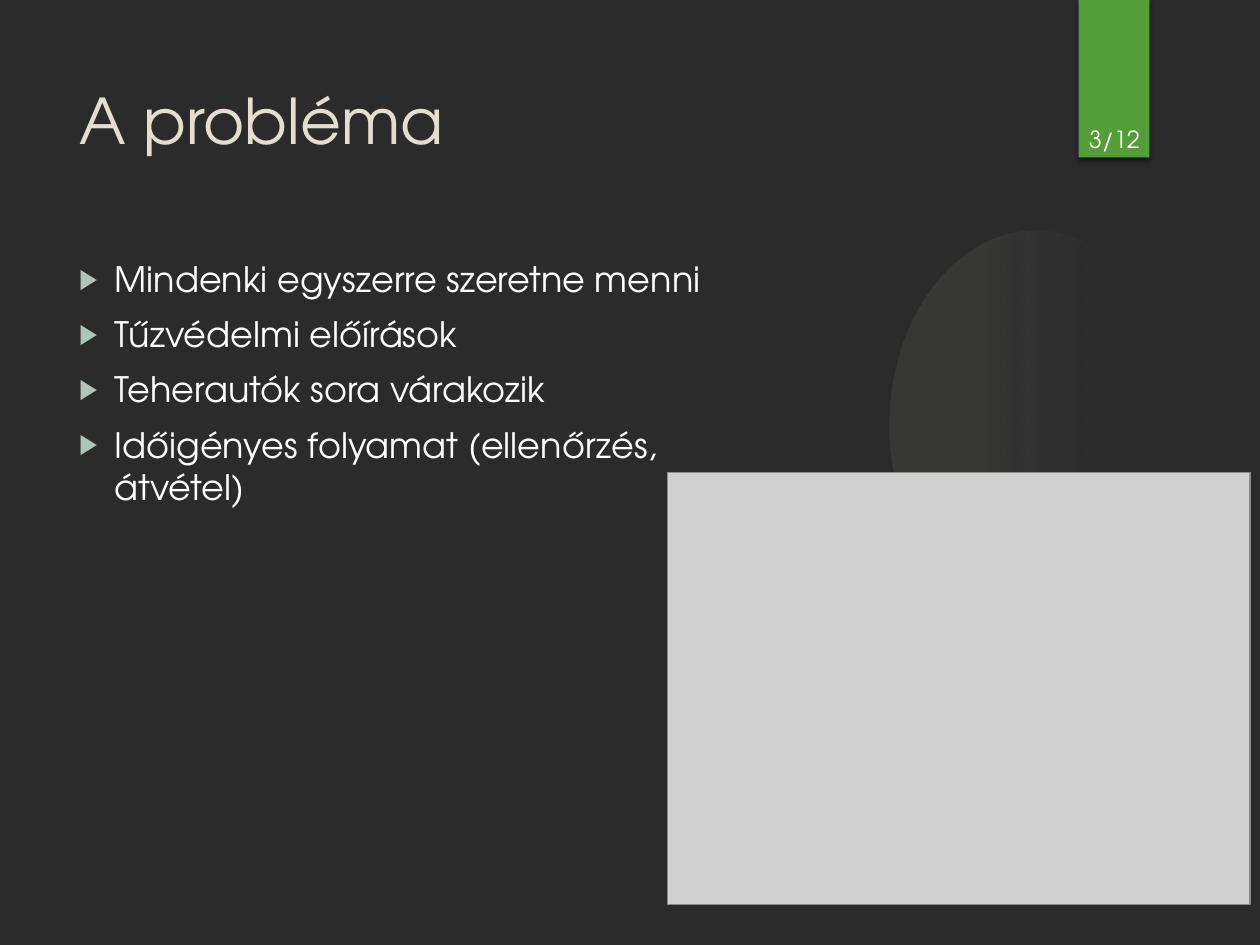
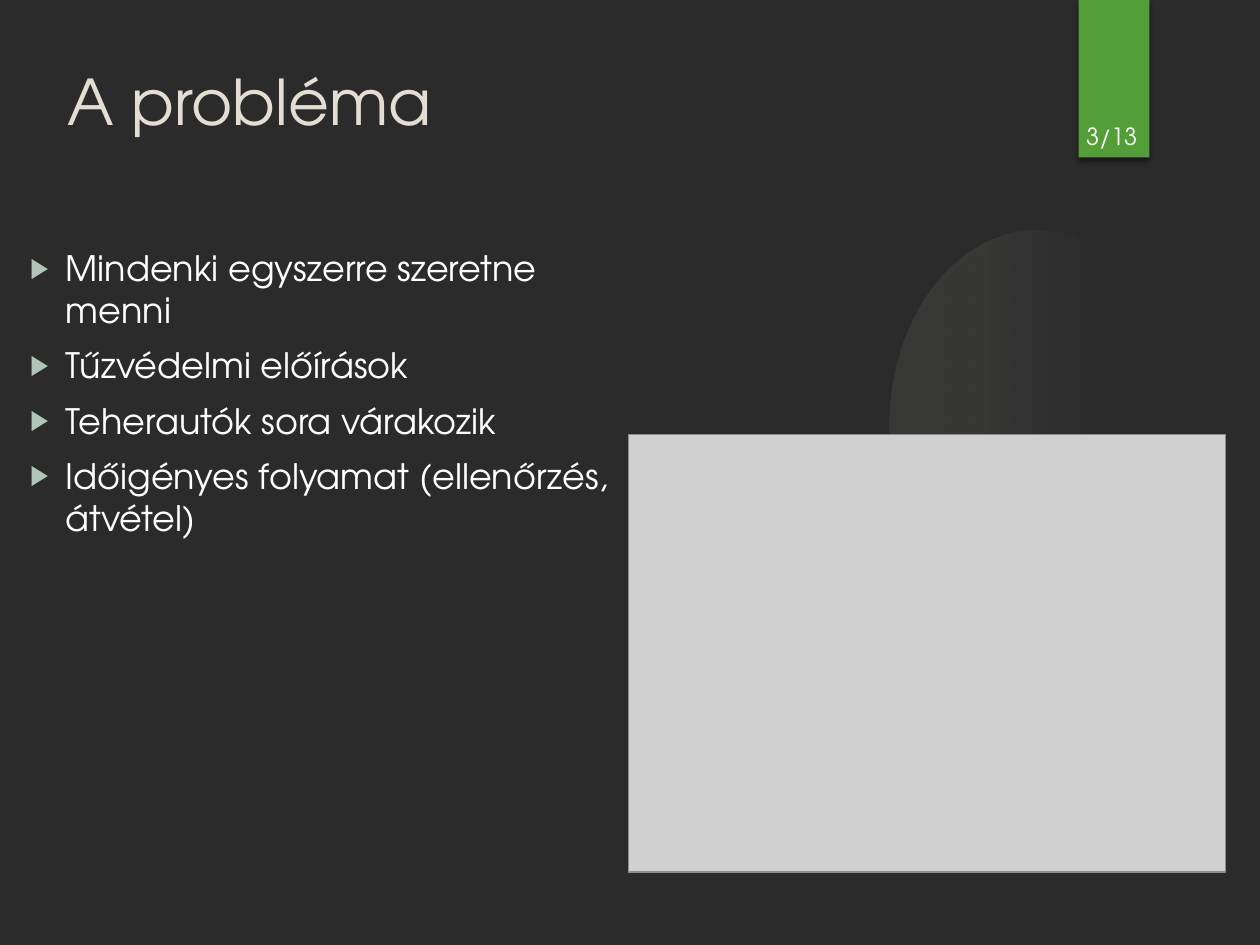
Before and after one commit to smnandor/Tervez-s-I.-II., a slide deck: slide 3 of Tervezes II/presentations/Szakdolgozat_prezentáció_4_3_IAUL0M_v7.pptx. Drawn at 1260x945 pixels with LibreOffice and Linux fonts; fonts in the diff are those of the drawing; grey boxes stand for pictures; background and template pictures are left out; a plain dark background stands for a picture behind light text. Boxes give left, top, right and bottom in pixels: in the first picture for what was removed or moved away, otherwise in the second. Text is boxed around its words. In the diff, an @@ line names an element or a change of style, - is before the commit and + after.

```diff
--- a/Tervezes II/presentations/Szakdolgozat_prezentáció_4_3_IAUL0M_v7.pptx
+++ b/Tervezes II/presentations/Szakdolgozat_prezentáció_4_3_IAUL0M_v7.pptx
@@ text "A probléma": place and size @@
-text "A probléma" at (79, 96, 443, 156)
+text "A probléma" at (67, 77, 431, 137)
@@ page number at (1086, 127, 1137, 149): text changed @@
-3/12
+3/13
@@ text "Mindenki egyszerre szeretne menni" rewrapped from (115, 266, 700, 508) to (66, 255, 608, 539) @@
@@ picture: place and size @@
-picture at (668, 472, 1250, 903)
+picture at (629, 435, 1226, 872)
```
Also in this commit, not shown: 11 other slides changed, 1 slide added, 25 other files.
